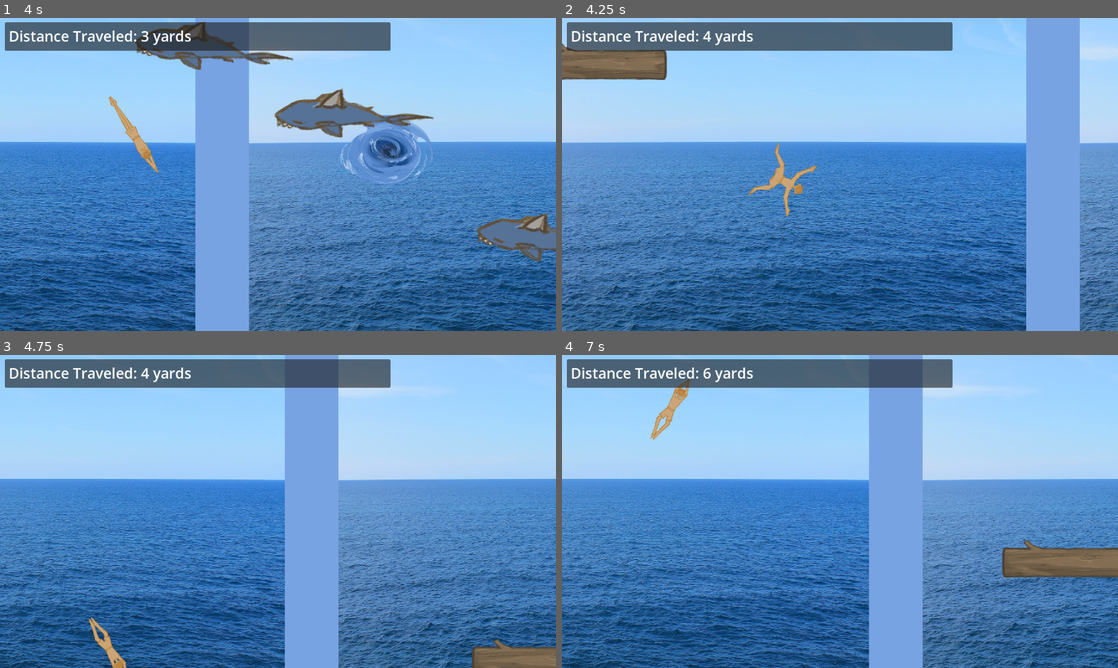
Above: before the commit, frames 1-4 (two rows, left to right).
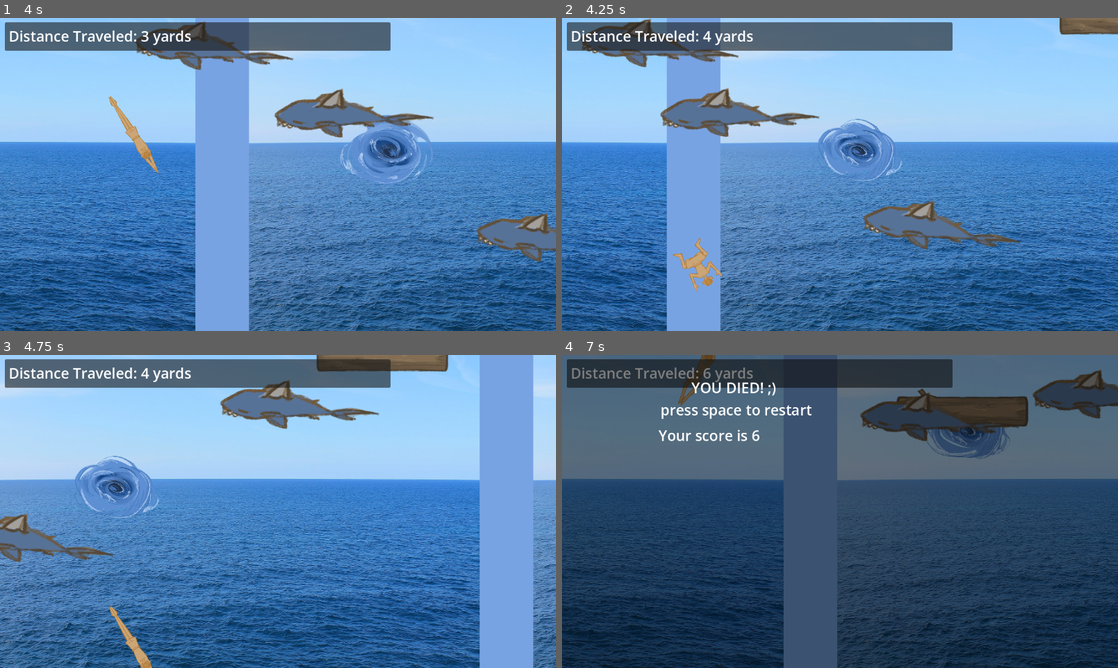
Above: after the commit, the same moments.

Repository: sophieTheProgrammer/microjam-island-61
Game: Godot game, scene res://scenes/game.tscn
The game is run twice, just before and just after one commit, with the same random seed, the same clock (stepped at 60 frames per second) and the same inputs.
Inputs (mouse positions are in pixels of both pictures, inside the frame that each line leads up to):
- Up to frame 1 (4 s): tap Enter (ui_accept) at 0.5, 0.77, 1.52, 3.02, 3.77 s; move the mouse to (400, 158) at 0.52 s; hold Up (up) 0.53-1.28 s; click (400, 158) at 0.6 s; move the mouse to (166, 190) at 1.27 s; hold Down (down) 1.28-2.03 s; click (166, 190) at 1.35 s; move the mouse to (333, 105) at 2.02 s; hold Up (up) 2.03-3.53 s; click (333, 105) at 2.1 s; move the mouse to (250, 237) at 2.77 s; click (250, 237) at 2.85 s; move the mouse to (444, 221) at 3.52 s; hold Down (down) from 3.53 s (still down); click (444, 221) at 3.6 s
- Up to frame 2 (4.25 s): keep holding Down (down); tap Space (restart game) at 4.15 s
- Up to frame 3 (4.75 s): keep holding Down (down); move the mouse to (111, 464) at 4.27 s; click (111, 464) at 4.35 s; tap Enter (ui_accept) at 4.52 s
- Up to frame 4 (7 s): move the mouse to (867, 511) at 5.02 s; click (867, 511) at 5.1 s; move the mouse to (756, 433) at 5.77 s; release Down (down) at 5.78 s; hold Up (up) from 5.78 s (still down); click (756, 433) at 5.85 s; tap Enter (ui_accept) at 6.02, 6.77 s; tap Space (restart game) at 6.5 s; move the mouse to (962, 495) at 6.52 s; click (962, 495) at 6.6 s

Frame 1 is identical in both runs. In frame 2, 55% of the frame differs, in the area x 0-100%, y 0-100%; in frame 3, 53%; in frame 4, 99%.

Commit message:
death things

Diff:
--- a/scenes/end_screen.tscn
+++ b/scenes/end_screen.tscn
@@ -6,6 +6,7 @@
 script = ExtResource("1_kq7ac")
 
 [node name="CanvasLayer" type="CanvasLayer" parent="." unique_id=1381339903]
+layer = 2
 visible = false
 
 [node name="score" type="RichTextLabel" parent="CanvasLayer" unique_id=339543457]
--- a/scenes/game.tscn
+++ b/scenes/game.tscn
@@ -1,23 +1,10 @@
 [gd_scene format=3 uid="uid://ck17q1kicx35t"]
 
 [ext_resource type="PackedScene" uid="uid://d13baxhqbwdm6" path="res://scenes/ui.tscn" id="1_uwrxv"]
-[ext_resource type="Script" uid="uid://bjgom3kxta2p5" path="res://scripts/camera_2d.gd" id="2_lbhrr"]
-[ext_resource type="Script" uid="uid://bq7afwyvipi4k" path="res://scripts/spawner.gd" id="2_yqjtg"]
-[ext_resource type="PackedScene" uid="uid://dh8ov6dq61m3o" path="res://scenes/player.tscn" id="3_lnu2h"]
+[ext_resource type="PackedScene" uid="uid://c4v13eib1rflh" path="res://scenes/world_container.tscn" id="2_yqjtg"]
 
 [node name="game" type="Node2D" unique_id=404250698]
 
 [node name="ui" parent="." unique_id=1764728883 instance=ExtResource("1_uwrxv")]
 
-[node name="world_container" type="Node" parent="." unique_id=603165261]
-
-[node name="spawner" type="Node2D" parent="world_container" unique_id=1173440994]
-script = ExtResource("2_yqjtg")
-
-[node name="Camera2D" type="Camera2D" parent="world_container" unique_id=244447270]
-limit_top = 0
-limit_bottom = 0
-position_smoothing_enabled = true
-script = ExtResource("2_lbhrr")
-
-[node name="player" parent="world_container" unique_id=1710529082 instance=ExtResource("3_lnu2h")]
+[node name="world_container" parent="." unique_id=352490430 instance=ExtResource("2_yqjtg")]
--- a/scenes/ui.tscn
+++ b/scenes/ui.tscn
@@ -6,10 +6,6 @@
 
 [node name="Ui" type="CanvasLayer" unique_id=340363726]
 script = ExtResource("1_nt7q6")
-
-[node name="Fade" parent="." unique_id=383164694 instance=ExtResource("2_yev5y")]
-
-[node name="end screen" parent="." unique_id=101591616 instance=ExtResource("2_x4jx1")]
 
 [node name="Panel" type="Panel" parent="." unique_id=1760701443]
 offset_left = 10.0
@@ -25,3 +21,8 @@
 size_flags_horizontal = 0
 size_flags_vertical = 8
 text = "Distance Traveled: "
+
+[node name="Fade" parent="." unique_id=383164694 instance=ExtResource("2_yev5y")]
+
+[node name="end screen" parent="." unique_id=101591616 instance=ExtResource("2_x4jx1")]
+z_index = 2
--- /dev/null
+++ b/scenes/world_container.tscn
@@ -0,0 +1,18 @@
+[gd_scene format=3 uid="uid://c4v13eib1rflh"]
+
+[ext_resource type="Script" uid="uid://bq7afwyvipi4k" path="res://scripts/spawner.gd" id="1_nr1qe"]
+[ext_resource type="Script" uid="uid://bjgom3kxta2p5" path="res://scripts/camera_2d.gd" id="2_mlpqv"]
+[ext_resource type="PackedScene" uid="uid://dh8ov6dq61m3o" path="res://scenes/player.tscn" id="3_rbrnk"]
+
+[node name="world_container" type="Node" unique_id=352490430]
+
+[node name="spawner" type="Node2D" parent="." unique_id=1679969869]
+script = ExtResource("1_nr1qe")
+
+[node name="Camera2D" type="Camera2D" parent="." unique_id=659092437]
+limit_top = 0
+limit_bottom = 0
+position_smoothing_enabled = true
+script = ExtResource("2_mlpqv")
+
+[node name="player" parent="." unique_id=1710529082 instance=ExtResource("3_rbrnk")]
--- a/scripts/end_screen.gd
+++ b/scripts/end_screen.gd
@@ -1,16 +1,19 @@
 extends Node2D
 
 @onready var score: RichTextLabel = $CanvasLayer/score
+
 
 func _ready():
 	EventBus.game_over.connect(gameover)
 # Called every frame. 'delta' is the elapsed time since the previous frame.
 func _process(_delta: float) -> void:
 	score.text = "Your score is " + str(int(Global.score))
-	if Input.is_action_just_pressed("restart game"):
-		Global.start_game()
+	if Input.is_action_just_pressed("restart game") and Global.game_running:
+		Global.start_game(true)
 
 
 func gameover():
-	$CanvasLayer.show()
-	Engine.time_scale = 0
+	if not Global.DEBUG_DEATH:
+		$CanvasLayer.show()
+		Global.fade_node.fade(0.5, 0)
+		Global.game_running = false
--- a/scripts/fade.gd
+++ b/scripts/fade.gd
@@ -8,6 +8,7 @@
 	Global.fade_node = self
 
 func fade(alpha_target : float, duration : float = 1.5):
+	print("fading to alpha target", alpha_target)
 	# alpha target most be between 0 and 1
 	var tweener = get_tree().create_tween()
 	tweener.tween_property(color_rect, "modulate:a", alpha_target, duration)
--- a/scripts/global.gd
+++ b/scripts/global.gd
@@ -4,20 +4,31 @@
 const GAME = preload("res://scenes/game.tscn")
 const SETTINGS = preload("res://scenes/settings.tscn")
 const TUTORIAL = preload("res://scenes/cutscene_tutorial.tscn")
+const WORLD_CONTAINER = preload("res://scenes/world_container.tscn")
 
 @onready var viewport = get_viewport().get_visible_rect().size
-#@onready var camera = get_tree().$player/Camera2D
+@onready var world_container_node = get_tree().current_scene.get_node("world_container")
 var player_node : CharacterBody2D
 var fade_node : CanvasLayer
+
+const DEBUG_DEATH : bool = false
+
+var game_running: bool = false
 
 func _process(_delta: float) -> void:
 	viewport = get_viewport().get_visible_rect().size
 var score = 0
 
-func start_game():
+func start_game(reloadWorld):
+	game_running = true
 	Engine.time_scale = 1
-	#fade_node.fade(1,0)
-	get_tree().change_scene_to_packed(GAME)
-
-	#await fade_node.fade(0,1.5).finished
-	get_tree().reload_current_scene()
+	await fade_node.fade(1, 1.5).finished
+	world_container_node.queue_free()
+	if reloadWorld:
+		var world_container = WORLD_CONTAINER.instantiate()
+		world_container_node = world_container
+		get_tree().current_scene.add_child(world_container)
+		await fade_node.fade(0,1.5).finished
+	else:
+		get_tree().change_scene_to_packed(GAME)
+		await fade_node.fade(0,1.5).finished
--- a/scripts/player.gd
+++ b/scripts/player.gd
@@ -1,5 +1,7 @@
+class_name player
 extends CharacterBody2D
 
+@onready var collision_shape_2d: CollisionShape2D = $CollisionShape2D
 
 const SPEED = 750
 const y_multiplier = 2
@@ -8,6 +10,7 @@
 var direction = 0
 func _ready() -> void:
 	Global.player_node = self
+	EventBus.game_over.connect(game_over)
 	velocity.x = 0
 
 func _physics_process(delta: float) -> void:
@@ -22,3 +25,5 @@
 		position.y = -Global.viewport.y/2 + buffer
 	self.rotation = lerp_angle(self.rotation, direction*45, 10 * delta)
 	move_and_slide()
+func game_over():
+	collision_shape_2d.disabled = false
